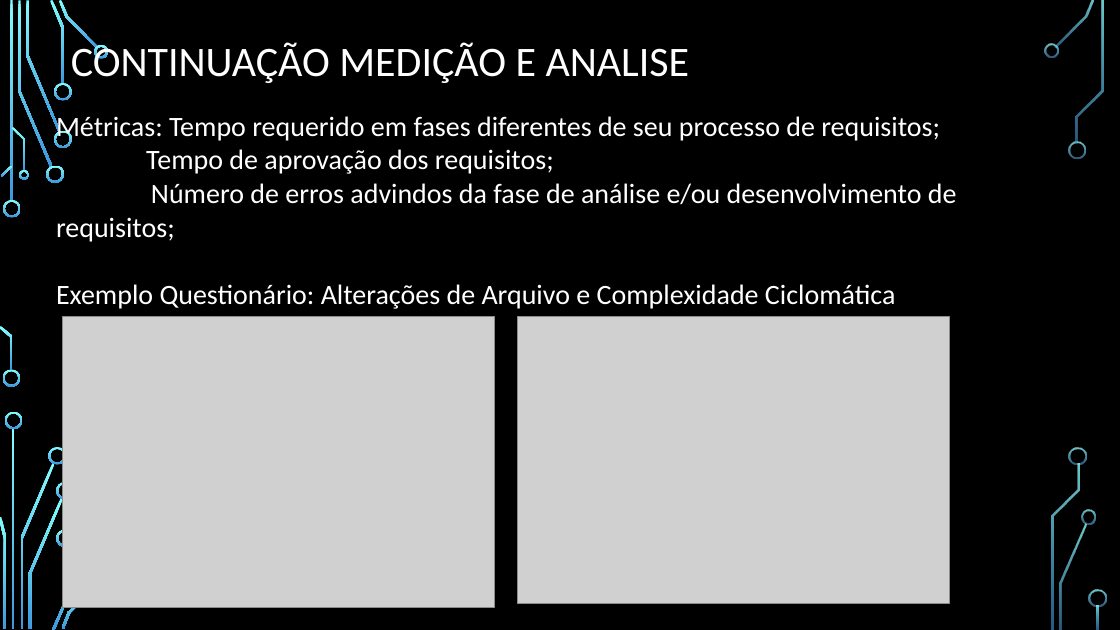
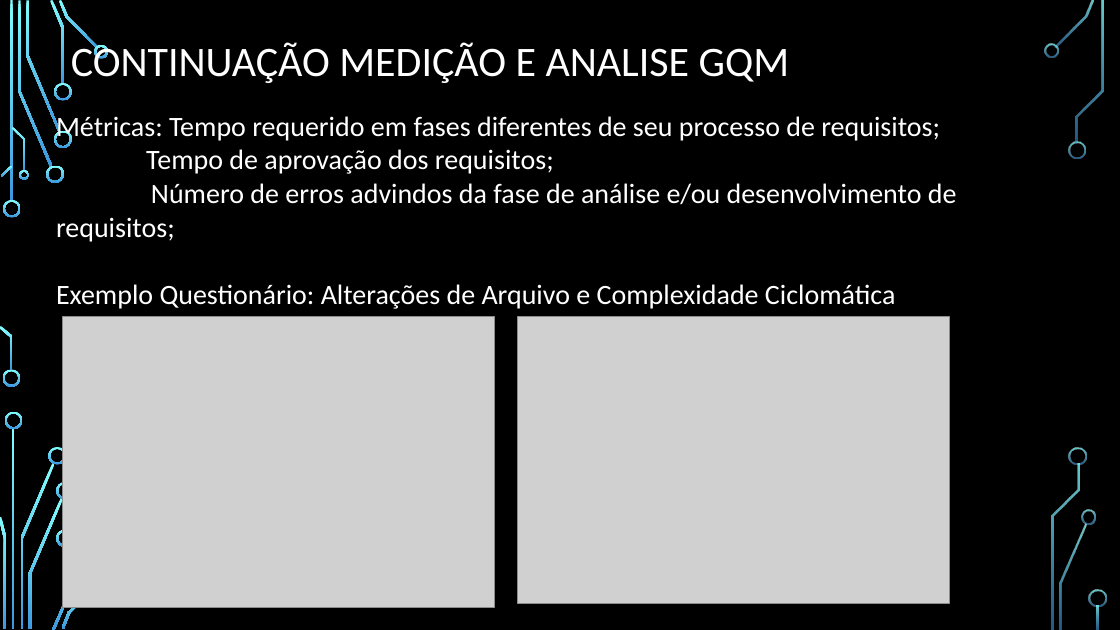
Before and after one commit to DeniseCruz/GerenciaConfig, a slide deck: slide 7 of MedicaoMetricas.pptx. Drawn at 1120x630 pixels with LibreOffice and Linux fonts; fonts in the diff are those of the drawing; grey boxes stand for pictures; background and template pictures are left out. Boxes give left, top, right and bottom in pixels: in the first picture for what was removed or moved away, otherwise in the second. Text is boxed around its words. In the diff, an @@ line names an element or a change of style, - is before the commit and + after.

```diff
--- a/MedicaoMetricas.pptx
+++ b/MedicaoMetricas.pptx
@@ title at [71,41,790,83]: text changed @@
-CONTINUAÇÃO MEDIÇÃO E ANALISE
+CONTINUAÇÃO MEDIÇÃO E ANALISE GQM
```
Also in this commit, not shown: 6 other slides changed, 11 slides added, 1 slide removed.
